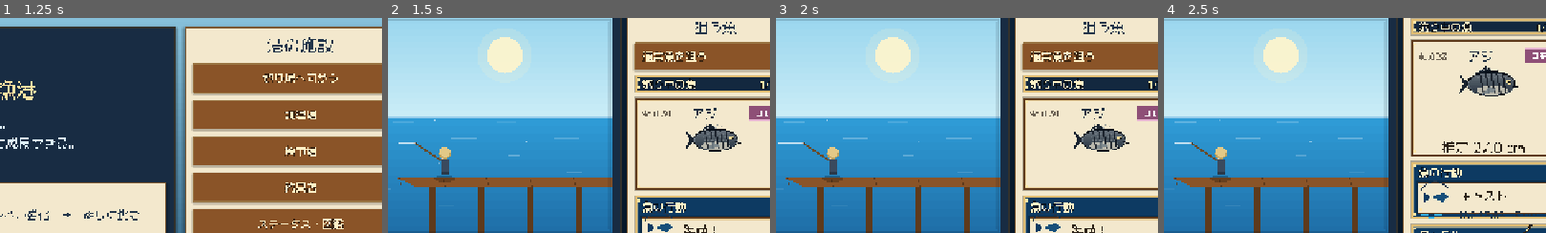
Above: before the commit, frames 1-4 (left to right).
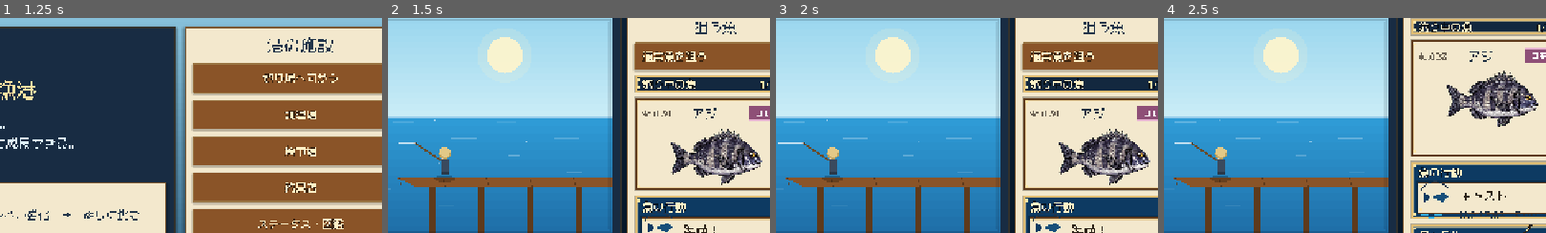
Above: after the commit, the same moments.

Repository: RYUKOU-OKUMURA/tsuri_quest_umi_mvp
Game: Godot game, scene res://scenes/main.tscn
The game is run twice, just before and just after one commit, with the same random seed, the same clock (stepped at 60 frames per second) and the same inputs.
Inputs:
- Up to frame 1 (1.25 s): click "ゲームを始める" at 0.5 s
- Up to frame 2 (1.5 s): click "釣り場へ向かう" at 1.25 s
- Up to frame 3 (2 s): no input
- Up to frame 4 (2.5 s): click "仕掛けを投げる［Enter］" at 2 s
The pictures show only the part of the screen within x 44-94%, y 15-65%; the shares and areas given below are measured in that part.

Frame 1 is identical in both runs. In frame 2, 3.6% of the frame differs, in the area x 74-98%, y 49-78%; in frame 3, 3.6%; in frame 4, 4.0%, in the area x 72-98%, y 22-63%.

Commit message:
Upgrade underwater fight showcase assets

Diff:
--- a/src/ui/components/fight_sidebar.gd
+++ b/src/ui/components/fight_sidebar.gd
@@ -75,7 +75,10 @@
 	_draw_text(font, _display_fish_name(fish_name), inner.position + Vector2(86.0, 26.0), 22, Palette.TEXT_DARK, 0)
 	_draw_rarity_tag(font, Rect2(inner.position + Vector2(inner.size.x - 70.0, 5.0), Vector2(62.0, 24.0)), rarity)
 
-	var fish_rect := Rect2(inner.position + Vector2(18.0, 34.0), Vector2(inner.size.x - 36.0, maxf(58.0, rect.size.y * 0.32)))
+	var fish_rect := Rect2(
+		inner.position + Vector2(14.0, 34.0),
+		Vector2(inner.size.x - 28.0, maxf(112.0, rect.size.y * 0.45))
+	)
 	_draw_fish_portrait(fish_rect)
 	var divider_y := fish_rect.end.y + 6.0
 	draw_line(inner.position + Vector2(8.0, divider_y), inner.position + Vector2(inner.size.x - 8.0, divider_y), Color("#c9b486"), 1.0)
--- a/src/ui/components/underwater_view.gd
+++ b/src/ui/components/underwater_view.gd
@@ -443,8 +443,11 @@
 func _draw_showcase_target_fish(center: Vector2, scale_value: float, direction: float) -> void:
 	var frame_w := float(_showcase_fish_sheet.get_width()) / float(SHOWCASE_FISH_FRAME_COUNT)
 	var frame_h := float(_showcase_fish_sheet.get_height())
-	var screen_scale := clampf(size.y / 430.0, 0.72, 1.16)
-	var draw_size := Vector2(frame_w, frame_h) * scale_value * screen_scale
+	var boss_ratio := 1.42 if bool(fish_data.get("boss", false)) else 1.0
+	var stamina_scale := clampf(scale_value / boss_ratio, 0.90, 1.06)
+	var target_width_ratio := 0.52 if bool(fish_data.get("boss", false)) else 0.38
+	var draw_width := size.x * target_width_ratio * stamina_scale
+	var draw_size := Vector2(draw_width, draw_width * frame_h / frame_w)
 	var frame_index := _showcase_fish_frame_index()
 	var src := Rect2(frame_w * float(frame_index), 0.0, frame_w, frame_h)
 	var dst := Rect2(-draw_size * 0.5, draw_size)
@@ -480,10 +483,10 @@
 	if _fish_flash <= 0.02 or simulator == null:
 		return
 	var alpha := clampf(_fish_flash, 0.0, 1.0)
-	var burst_center := Vector2(size.x * 0.50, size.y * 0.64)
+	var burst_center := Vector2(size.x * 0.50, size.y * 0.76)
 	if _showcase_hit_burst != null:
 		var tex_size := _showcase_hit_burst.get_size()
-		var scale := clampf(size.x / 900.0, 0.72, 1.12)
+		var scale := clampf(size.x / 1050.0, 0.62, 0.95)
 		var draw_size := tex_size * scale
 		var draw_rect := Rect2(burst_center - draw_size * 0.5, draw_size)
 		draw_texture_rect(_showcase_hit_burst, draw_rect, false, Color(1.0, 1.0, 1.0, alpha))
@@ -491,8 +494,8 @@
 	var text := "ヒット！"
 	var font_size := int(clampf(size.y * 0.11, 38.0, 64.0))
 	var text_width := font.get_string_size(text, HORIZONTAL_ALIGNMENT_CENTER, -1, font_size).x
-	var pos := burst_center + Vector2(-text_width * 0.5, font_size * 0.34)
-	draw_string_outline(font, pos, text, HORIZONTAL_ALIGNMENT_LEFT, -1, font_size, 5, Color("#4d2408"))
+	var pos := burst_center + Vector2(-text_width * 0.5, font_size * 0.20)
+	draw_string_outline(font, pos, text, HORIZONTAL_ALIGNMENT_LEFT, -1, font_size, 6, Color("#4d2408"))
 	draw_string(font, pos, text, HORIZONTAL_ALIGNMENT_LEFT, -1, font_size, Color("#ffe36e"))
 
 
--- a/tools/fishing_fight_preview.gd
+++ b/tools/fishing_fight_preview.gd
@@ -39,10 +39,12 @@
 	s._simulator.visual_direction = 1.0
 	s._simulator.depth = 18.6
 	s._simulator.tension = 0.66
+	s._view._fish_flash = 0.96
 	s._view.modulate.a = 1.0
 	s._surface_view.modulate.a = 0.0
 
-	await get_tree().create_timer(0.45).timeout
+	await get_tree().create_timer(0.12).timeout
+	s._view._fish_flash = 0.88
 	await get_tree().process_frame
 
 	var img := vp.get_texture().get_image()
Binary file changed: assets/showcase/underwater/hit_burst.png
Binary file changed: assets/showcase/underwater/kurodai_showcase_sheet.png
Binary file changed: assets/showcase/underwater/underwater_battle_bg.png
Not shown, changed: design-qa.md
Not shown, changed: docs/11_underwater_fight_showcase.md
